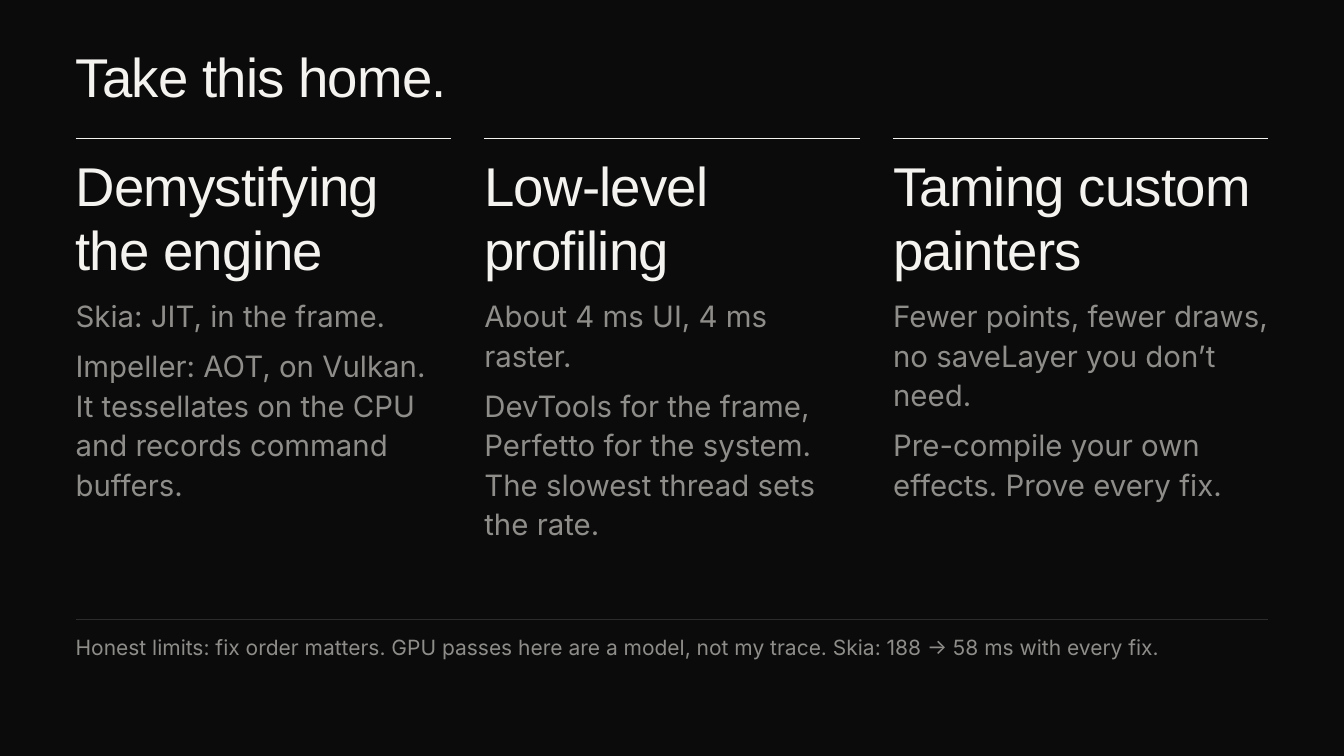
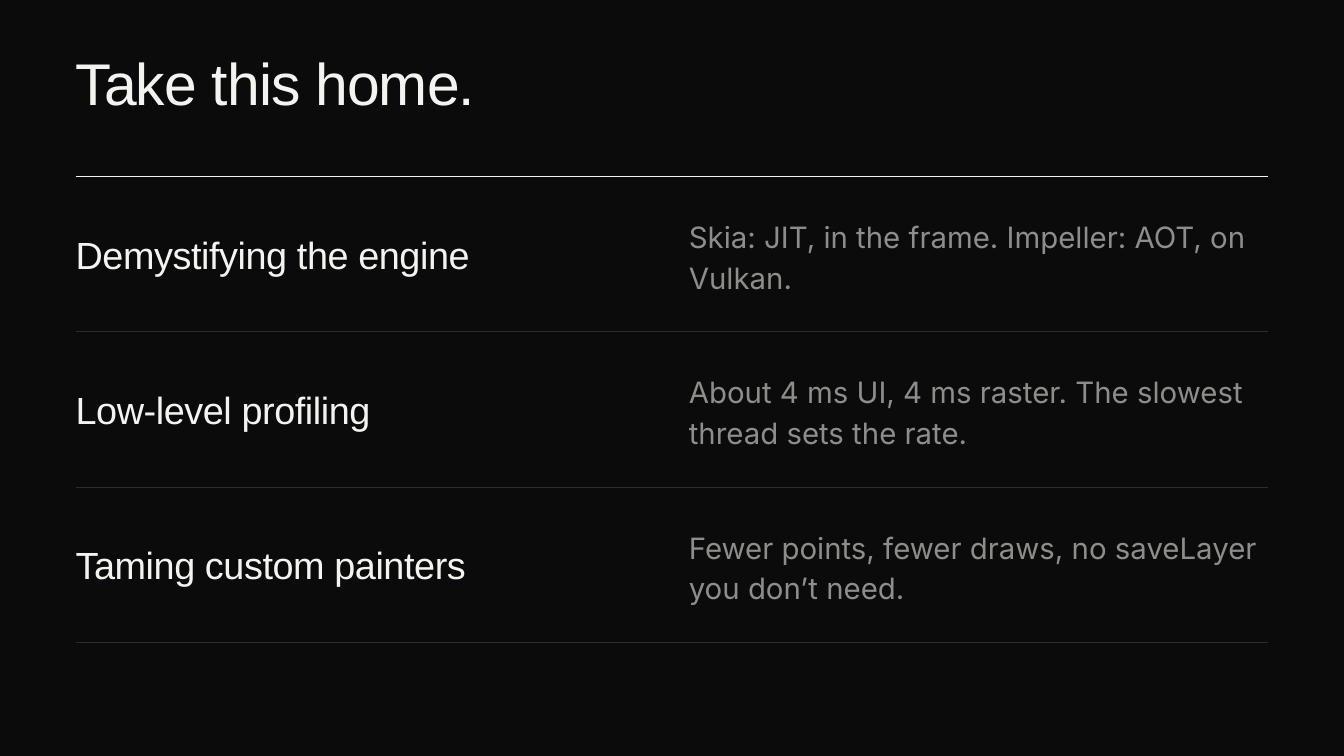
Before and after one commit to cm-collins/fluttercon-demo-app, a slide deck: slide 29 of docs/talk/slides/beyond-skia-dark.pptx (slide 25 before the commit). Drawn at 1344x756 pixels with LibreOffice and Linux fonts; fonts in the diff are those of the drawing; background and template pictures are left out. Boxes give left, top, right and bottom in pixels: in the first picture for what was removed or moved away, otherwise in the second. Text is boxed around its words. In the diff, an @@ line names an element or a change of style, - is before the commit and + after.

```diff
--- a/docs/talk/slides/beyond-skia-dark.pptx
+++ b/docs/talk/slides/beyond-skia-dark.pptx
@@ title "Take this home." at [76, 62, 475, 106]: size 39 to 42 pt @@
@@ line removed from (76, 139) to (451, 139) @@
@@ line removed from (893, 139) to (1268, 139) @@
@@ line moved from (485, 139) - (860, 139) to (76, 176) - (1268, 176) @@
@@ vertical alignment top to middle in 5 elements at [76, 241, 469, 276], [76, 396, 371, 431], [76, 551, 466, 587], [689, 381, 1243, 445], [689, 225, 1245, 290] @@
@@ text at [689, 225, 1245, 290]: text changed @@
-Skia: JIT, in the frame.
-Impeller: AOT, on Vulkan. It tessellates on the CPU and records command buffers.
+Skia: JIT, in the frame. Impeller: AOT, on Vulkan.
@@ text at [76, 241, 469, 276]: text changed; size 39 to 27 pt @@
-Demystifying
-the engine
+Demystifying the engine
@@ line added from (76, 332) to (1268, 332), #2C2C2E 0.75 pt @@
@@ text at [689, 381, 1243, 445]: text changed @@
-About 4 ms UI, 4 ms raster.
-DevTools for the frame, Perfetto for the system. The slowest thread sets the rate.
+About 4 ms UI, 4 ms raster. The slowest thread sets the rate.
@@ text at [76, 396, 371, 431]: text changed; size 39 to 27 pt @@
-Low-level
-profiling
+Low-level profiling
@@ text at [893, 434, 1221, 502]: paragraph removed @@
-Pre-compile your own effects. Prove every fix.
@@ line added from (76, 487) to (1268, 487), #2C2C2E 0.75 pt @@
@@ text "Fewer points, fewer draws, no ...": place and size @@
-text "Fewer points, fewer draws, no ..." at [893, 304, 1268, 502]
+text "Fewer points, fewer draws, no ..." at [689, 536, 1257, 605]
@@ text "Fewer points, fewer draws, no ..." at [689, 536, 1257, 605]: line spacing 1.12 to 1.16; vertical alignment top to middle @@
@@ text at [76, 551, 466, 587]: text changed; size 39 to 27 pt @@
-Taming custom
-painters
+Taming custom painters
@@ line moved from (76, 620) - (1268, 620) to (76, 643) - (1268, 643) @@
@@ text removed at [76, 639, 1158, 660] @@
-Honest limits: fix order matters. GPU passes here are a model, not my trace. Skia: 188 → 58 ms with every fix.
```
Also in this commit, not shown: 21 other slides changed, 9 slides added, 5 slides removed, 23 other files.
